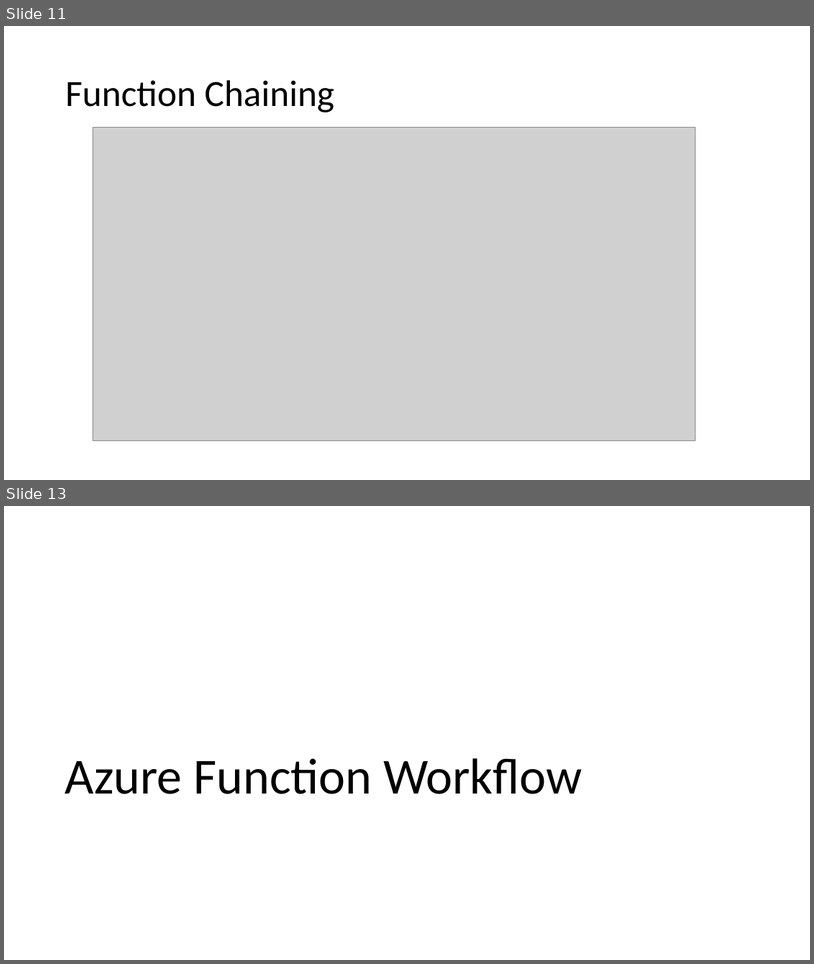
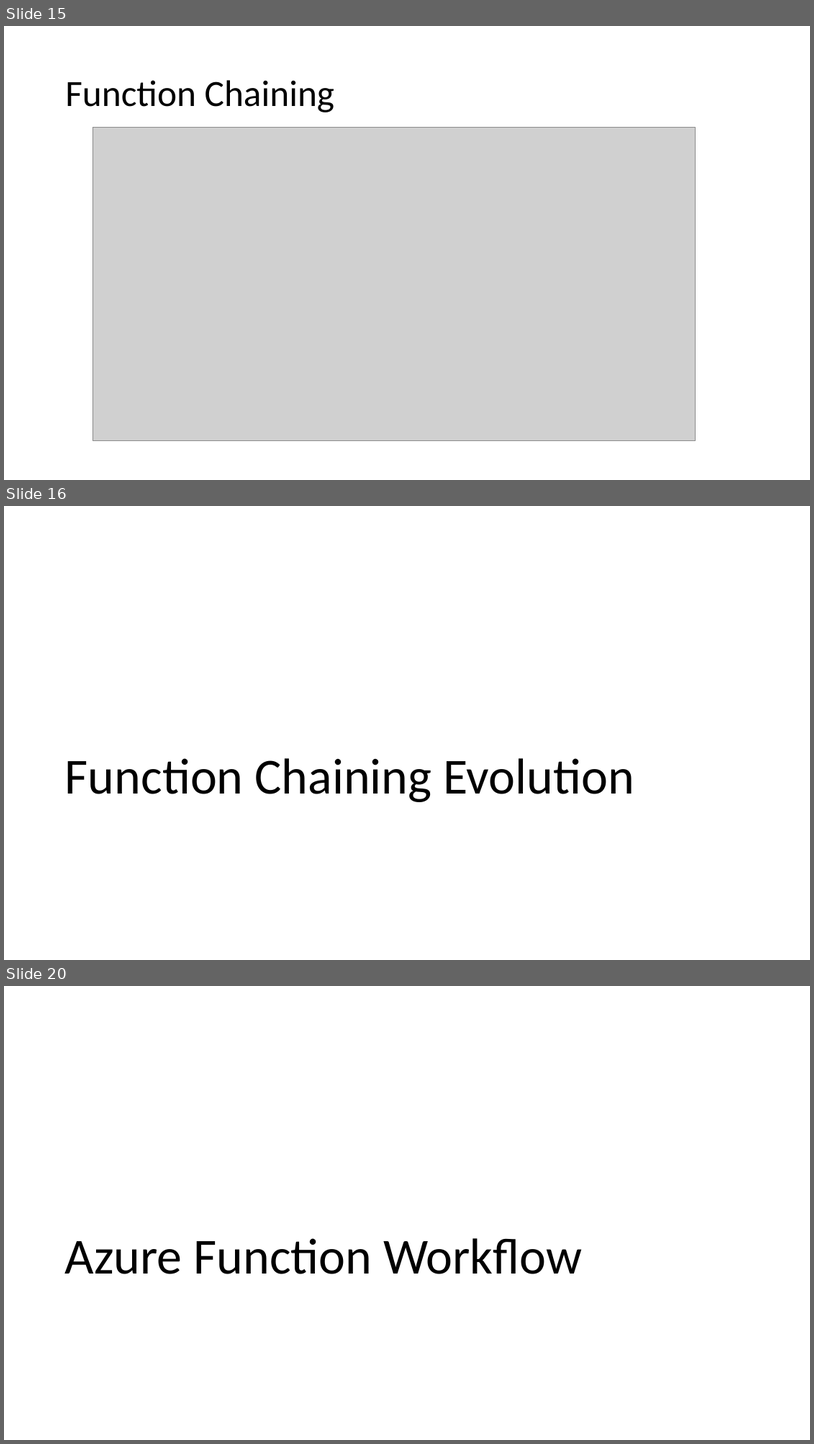
Before and after one commit to ThePoShWolf/Sessions, a slide deck: 2023-04-26 - Building a serverless Discord bot/PowerShell Summit 2023 - Serverless Discord bot.pptx. Shown one above the other, each under a label of ours: slides 11 and 13 before the commit, slides 15, 16 and 20 after it; the slides between them are not shown. The pictures are 814x964 and 814x1444 pixels, drawn with LibreOffice and Linux fonts; fonts in the diff are those of the drawing; grey boxes stand for pictures; background and template pictures are left out. Boxes give left, top, right and bottom in pixels: in the first picture for what was removed or moved away, otherwise in the second. Text is boxed around its words. In the diff, an @@ line names an element or a change of style, - is before the commit and + after.

```diff
--- a/2023-04-26 - Building a serverless Discord bot/PowerShell Summit 2023 - Serverless Discord bot.pptx
+++ b/2023-04-26 - Building a serverless Discord bot/PowerShell Summit 2023 - Serverless Discord bot.pptx
@@ slide 16 added at (x1=4, y1=506, x2=810, y2=960), background picture (left out) @@
@@ title added at (x1=65, y1=758, x2=635, y2=802), 60 pt, text #000000 @@
+Function Chaining Evolution
@@ what was slide 11 is now slide 15 @@
@@ what was slide 13 is now slide 20 @@
```
Also in this commit, not shown: 4 slides changed, 7 other slides added.
